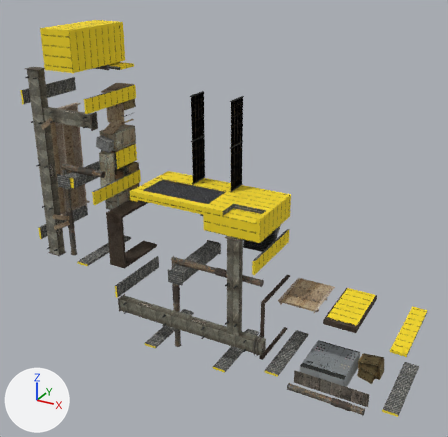
Before and after pictures for a commit that changed the OBJ model Assets/Models/Generated/office_props.vmf.obj.
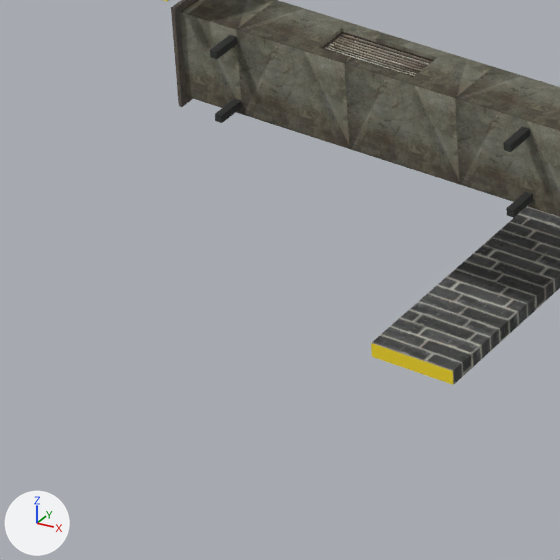
The first picture shows the older version from a 50 mm camera at (499.0, -901.0, 427.0) aimed at (41.0, -68.0, 11.0). The close-ups show both versions on the part from 21% to 38% of the width and 68% to 85% of the height of that picture; other places that the commit changed are outside them. Every picture has the same lights, and +X, +Y and +Z are marked at lower left. Where no turn or scale is listed for an object, it has been applied to the vertices.

The first close-up shows '10244', '9397', '9398', '9399', '9400', '9401', '9455'.
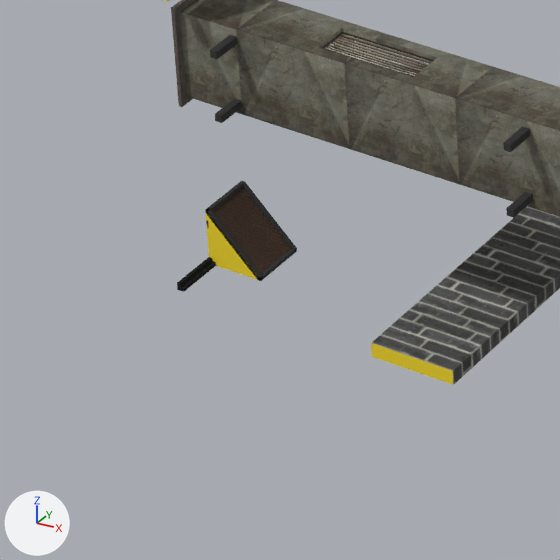
Where the change shows, as pixel boxes [x1, y1, x2, y2] in the close-ups (560 x 560 px):
'12948', added
    after: [205, 187, 291, 280]
    faces in mat_delivery_beyond_speaker (picture img_speaker_tga): [213, 187, 291, 273]
    faces in mat_tools_toolsnodraw (picture img_toolsnodraw_tga): [205, 210, 258, 280]
'13018', added (black)
    after: [206, 209, 263, 281]
'13020', added (black)
    after: [240, 181, 297, 253]
'12949', added
    after: [177, 257, 212, 291]
'12950', added
    after: [180, 261, 216, 292]
'12957', added
    after: [258, 249, 297, 281]
'12956', added
    after: [205, 182, 243, 213]

Edits to the bpy script that builds the scene:
```text
Add img_speaker_tga:
    img_speaker_tga = load_image('speaker.tga', 'materials/delivery_beyond/speaker.tga', 256, 256, 'sRGB')
Add mat_delivery_beyond_speaker:
    mat_delivery_beyond_speaker = principled_material('delivery_beyond/speaker')
    mat_delivery_beyond_speaker.texture = img_speaker_tga
    mat_delivery_beyond_speaker.roughness = 1.0
Add me_13020:
    me_13020.from_pydata(...)  # 12 vertices, 8 faces; spans x -147.0..-131.0, y -109.0..-108.0, z -244.0..-228.0
    me_13020.materials.append(mat_delivery_beyond_metal038_1k_color)  # picture img_metal038_1k_color_tga
Add me_13018:
    me_13018.from_pydata(...)  # 12 vertices, 8 faces; spans x -147.0..-131.0, y -123.0..-122.0, z -244.0..-228.0
    me_13018.materials.append(mat_delivery_beyond_metal038_1k_color)  # picture img_metal038_1k_color_tga
Add me_12957:
    me_12957.from_pydata(...)  # a box spanning x -132.0..-131.0, y -123.0..-108.0, z -244.0..-243.0
    me_12957.materials.append(mat_delivery_beyond_metal038_1k_color)  # picture img_metal038_1k_color_tga
Add me_12956:
    me_12956.from_pydata(...)  # a box spanning x -147.0..-146.0, y -123.0..-109.0, z -229.0..-228.0
    me_12956.materials.append(mat_delivery_beyond_metal038_1k_color)  # picture img_metal038_1k_color_tga
Add me_12950:
    me_12950.from_pydata(...)  # a box spanning x -146.0..-145.0, y -136.0..-123.0, z -244.0..-243.0
    me_12950.materials.append(mat_cable_cable_back)
Add me_12949:
    me_12949.from_pydata(...)  # a box spanning x -147.0..-146.0, y -136.0..-123.0, z -244.0..-242.0
    me_12949.materials.append(mat_cable_cable_back)
Add me_12948:
    me_12948.from_pydata(...)  # 6 vertices, 5 faces; spans x -147.0..-131.0, y -123.0..-108.0, z -244.0..-228.0
    # faces by material slot: [3, 1, 1]
    me_12948.materials.append(mat_tools_toolsnodraw)  # picture img_toolsnodraw_tga
    me_12948.materials.append(mat_delivery_beyond_metal038_1k_color)  # picture img_metal038_1k_color_tga
    me_12948.materials.append(mat_delivery_beyond_speaker)  # picture img_speaker_tga
Add ob_13020:
    ob_13020 = bpy.data.objects.new('13020', me_13020)
    ob_13020.location = (0.0, 0.0, 0.0)
Add ob_13018:
    ob_13018 = bpy.data.objects.new('13018', me_13018)
    ob_13018.location = (0.0, 0.0, 0.0)
Add ob_12957:
    ob_12957 = bpy.data.objects.new('12957', me_12957)
    ob_12957.location = (0.0, 0.0, 0.0)
Add ob_12956:
    ob_12956 = bpy.data.objects.new('12956', me_12956)
    ob_12956.location = (0.0, 0.0, 0.0)
Add ob_12950:
    ob_12950 = bpy.data.objects.new('12950', me_12950)
    ob_12950.location = (0.0, 0.0, 0.0)
Add ob_12949:
    ob_12949 = bpy.data.objects.new('12949', me_12949)
    ob_12949.location = (0.0, 0.0, 0.0)
Add ob_12948:
    ob_12948 = bpy.data.objects.new('12948', me_12948)
    ob_12948.location = (0.0, 0.0, 0.0)
```
